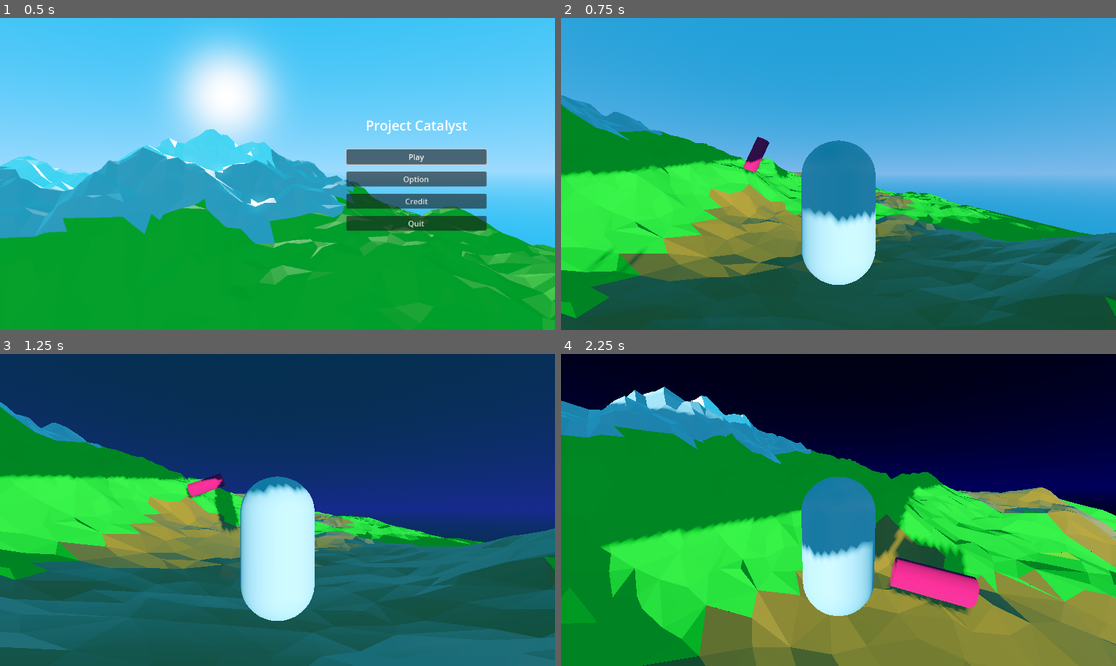
Above: before the commit, frames 1-4 (two rows, left to right).
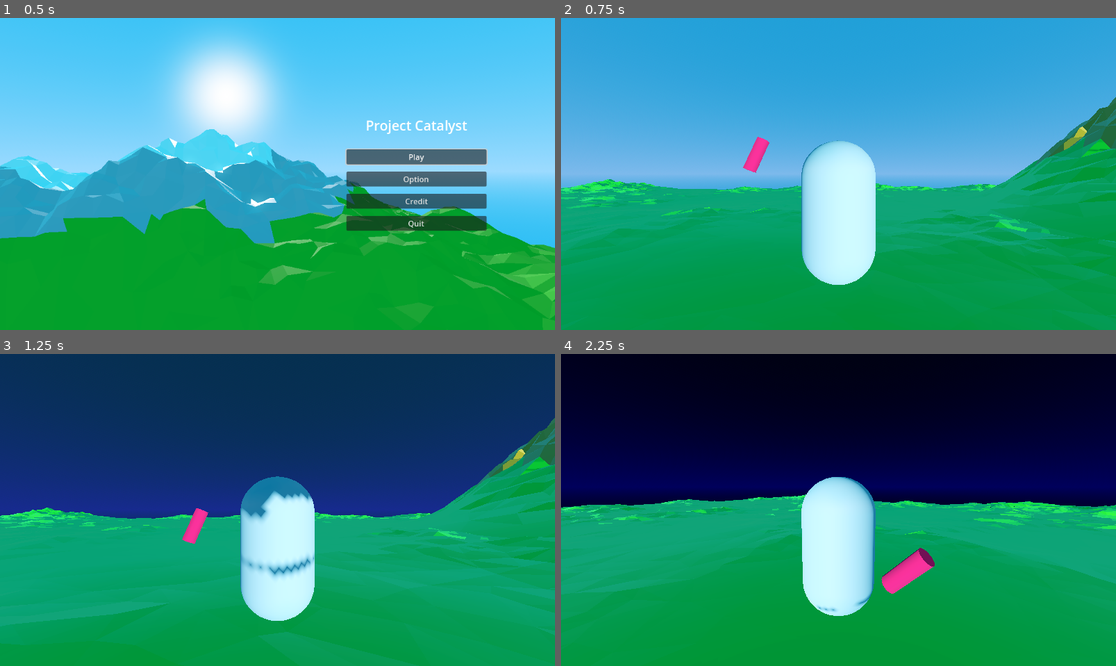
Above: after the commit, the same moments.

Repository: FujaTyping/Tafiya-Tare
Game: Godot game, scene res://UI/menu.tscn
Same seed, same stepped clock (60 frames per second), same inputs: the game is played once before the commit and once after it.
Inputs (mouse positions are in pixels of both pictures, inside the frame that each line leads up to):
- Up to frame 1 (0.5 s): no input
- Up to frame 2 (0.75 s): click "Play" at 0.5 s
- Up to frame 3 (1.25 s): no input
- Up to frame 4 (2.25 s): move the mouse to (866, 510) at 1.27 s; hold W (up) 1.28-2.03 s; tap Alt (toogleMouse) at 1.35, 2.1 s; tap Space (jump) at 1.52 s; move the mouse to (727, 525) at 2.02 s; hold S (down) from 2.03 s (still down)

Frame 1 is identical in both runs. In frame 2, 55% of the frame differs, in the area x 0-100%, y 24-100%; in frame 3, 58%; in frame 4, 66%, in the area x 0-100%, y 10-100%.

Commit message:
Add more terrain

Diff:
--- a/game.tscn
+++ b/game.tscn
@@ -1,10 +1,11 @@
-[gd_scene load_steps=14 format=3 uid="uid://dm0rxd10m14f3"]
+[gd_scene load_steps=15 format=3 uid="uid://dm0rxd10m14f3"]
 
-[ext_resource type="PackedScene" uid="uid://0i1pyomtpv8i" path="res://Terrain/terrain.glb" id="1_7jktm"]
 [ext_resource type="PackedScene" uid="uid://4pwsgsmth51f" path="res://Model/player.tscn" id="1_e2o6t"]
 [ext_resource type="PackedScene" uid="uid://ca5073hui4bqu" path="res://Model/can.tscn" id="1_fc0e3"]
 [ext_resource type="Script" uid="uid://bbx4b13b70cqs" path="res://game.gd" id="1_ryrav"]
 [ext_resource type="PackedScene" uid="uid://b27eq4lmgnk1l" path="res://Model/car.tscn" id="3_feb5d"]
+[ext_resource type="PackedScene" uid="uid://cp5v6jobv00qh" path="res://Terrain/plain.glb" id="3_j5wjh"]
+[ext_resource type="PackedScene" uid="uid://dls1dsimcv06t" path="res://Terrain/Mt.glb" id="3_vef74"]
 [ext_resource type="AudioStream" uid="uid://c53hh3y5pe3xm" path="res://Sound/Midnight Mist Drive.mp3" id="6_ryrav"]
 [ext_resource type="AudioStream" uid="uid://dlinmocgjn065" path="res://Sound/Emerald Oasis Drive.mp3" id="7_eow3j"]
 
@@ -98,8 +99,11 @@
 top_level = true
 shadow_enabled = true
 
-[node name="terrain" parent="." instance=ExtResource("1_7jktm")]
-transform = Transform3D(10.9264965, 0, 0, 0, 13.00506, 0, 0, 0, 10.723159, 0, 0, 0)
+[node name="plain" parent="." instance=ExtResource("3_j5wjh")]
+transform = Transform3D(2.820359, 0, 0, 0, 2.096896, 0, 0, 0, 2.590889, 0, 0, 0)
+
+[node name="Mt" parent="." instance=ExtResource("3_vef74")]
+transform = Transform3D(12.76089, 0, 0, 0, 13.049737, 0, 0, 0, 13.452707, 35.23807, 0.070560455, 0)
 
 [node name="Can" parent="." instance=ExtResource("1_fc0e3")]
 transform = Transform3D(0.2572342, 0.094039746, 0.14983664, -0.12448027, 0.25568277, 0, -0.14453617, -0.05283957, 0.2666676, 2.6922104, 2.9034936, -4.059444)
Binary file added: Terrain/Mt.glb
Not shown, added: Terrain/Mt.glb.import
Binary file added: Terrain/plain.glb
Not shown, added: Terrain/plain.glb.import
